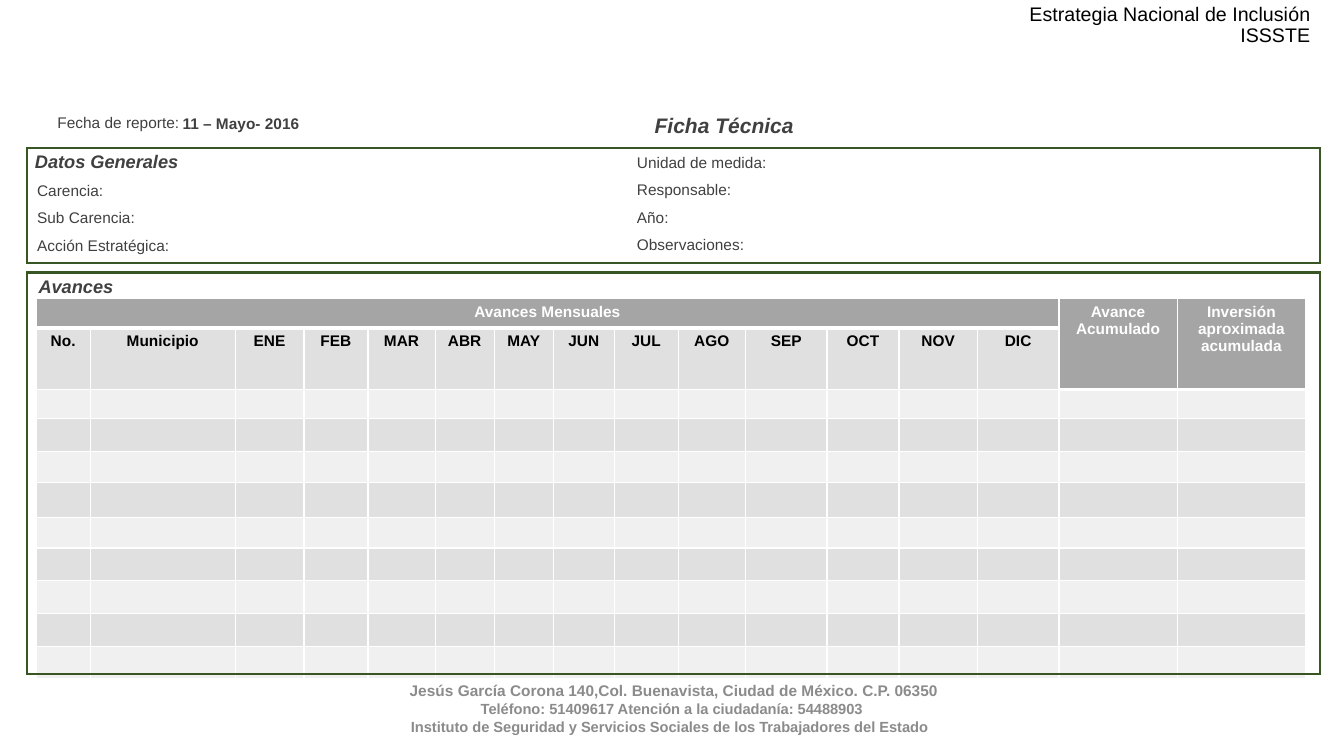
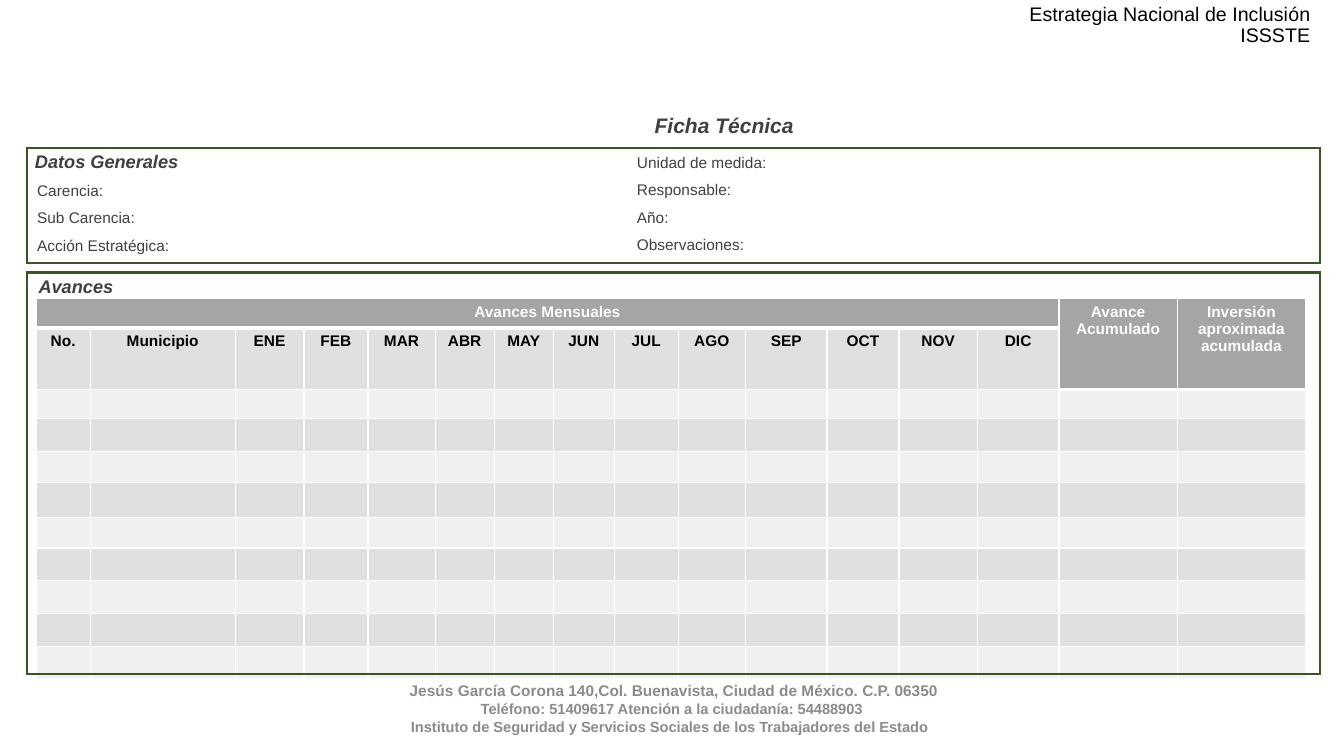
Before and after one commit to fpedro23/djangoISSSTE, a slide deck: slide 1 of djangoISSSTE/static/ppt/Ficha_Tecnica_Avance.pptx. Drawn at 1344x756 pixels with LibreOffice and Linux fonts; fonts in the diff are those of the drawing; background and template pictures are left out. Boxes give left, top, right and bottom in pixels: in the first picture for what was removed or moved away, otherwise in the second. Text is boxed around its words. In the diff, an @@ line names an element or a change of style, - is before the commit and + after.

```diff
--- a/djangoISSSTE/static/ppt/Ficha_Tecnica_Avance.pptx
+++ b/djangoISSSTE/static/ppt/Ficha_Tecnica_Avance.pptx
@@ text removed at (x1=57, y1=117, x2=179, y2=131) @@
-Fecha de reporte:
@@ text removed at (x1=183, y1=118, x2=299, y2=132) @@
-11 – Mayo- 2016
```
Also in this commit, not shown: 1 slide added, 1 slide removed, 8 other files.
